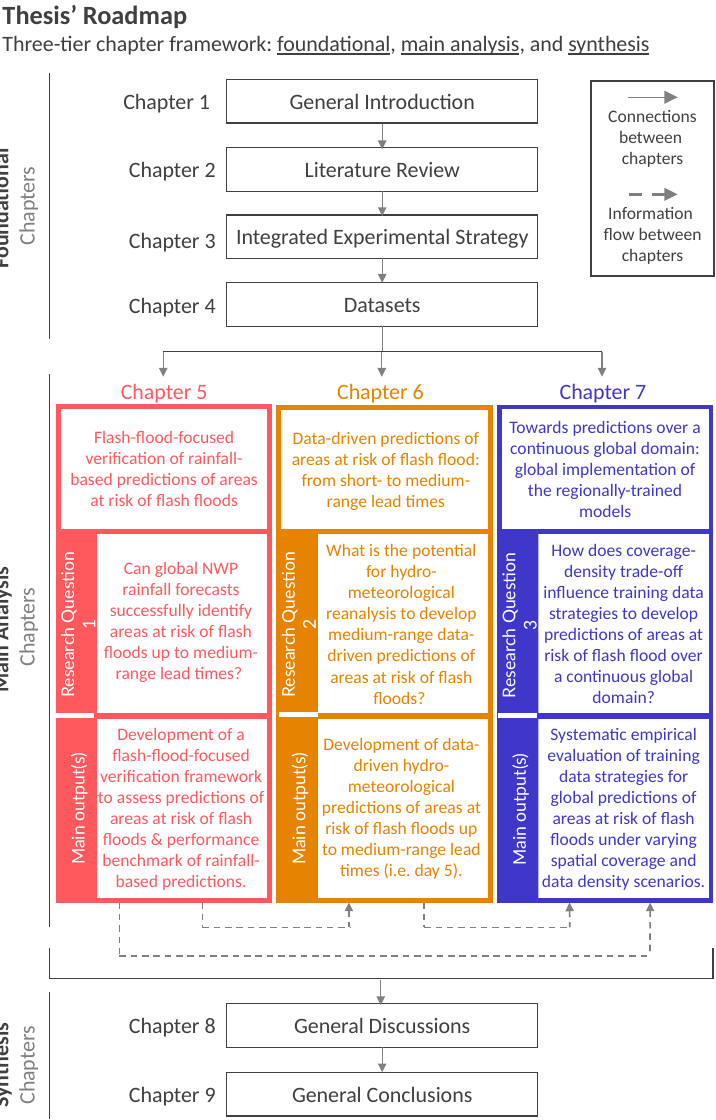
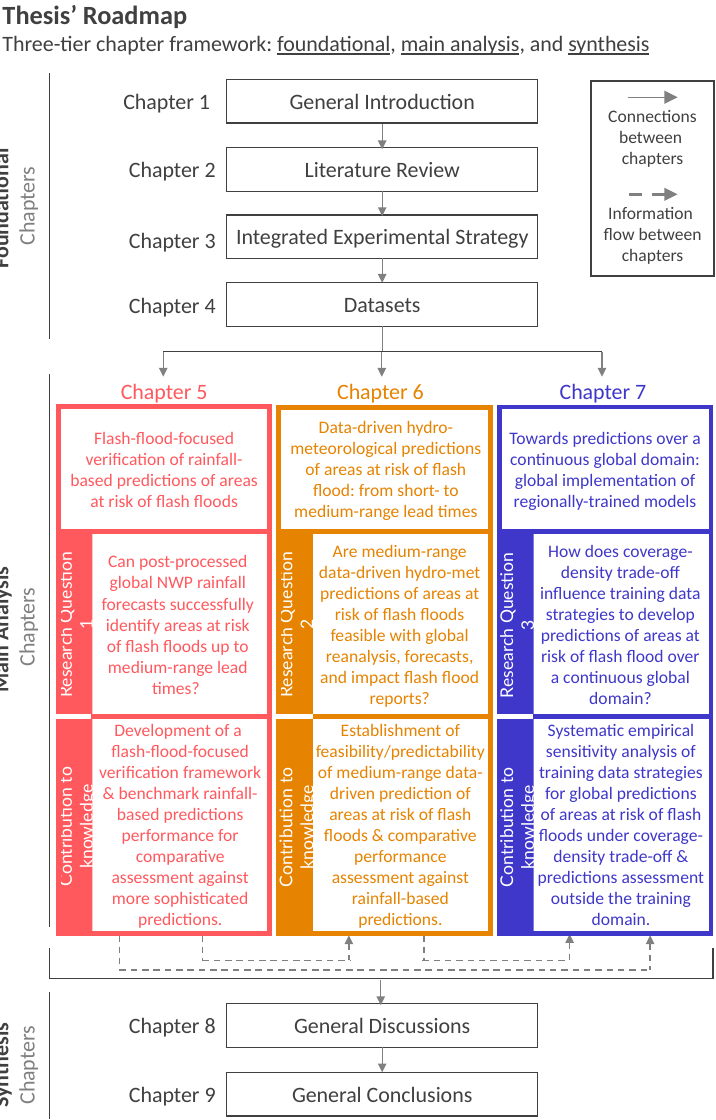
Before and after one commit to FatimaPillosu/thesis, a slide deck: slide 1 of chapter_01/figures/thesis_roadmap.pptx. Drawn at 716x1120 pixels with LibreOffice and Linux fonts; fonts in the diff are those of the drawing. Boxes give left, top, right and bottom in pixels: in the first picture for what was removed or moved away, otherwise in the second. Text is boxed around its words. In the diff, an @@ line names an element or a change of style, - is before the commit and + after.

```diff
--- a/chapter_01/figures/thesis_roadmap.pptx
+++ b/chapter_01/figures/thesis_roadmap.pptx
@@ text at (x1=290, y1=420, x2=481, y2=520): text changed @@
-Data-driven predictions of areas at risk of flash flood: from short- to medium-range lead times
+Data-driven hydro-meteorological predictions of areas at risk of flash flood: from short- to medium-range lead times
@@ text at (x1=509, y1=432, x2=700, y2=510): text changed @@
-Towards predictions over a continuous global domain: global implementation of the regionally-trained models
+Towards predictions over a continuous global domain: global implementation of regionally-trained models
@@ rectangle "Research Question 1" resized from (x1=58, y1=531, x2=98, y2=718) to (x1=58, y1=531, x2=93, y2=718) @@
@@ rectangle "Research Question 2" resized from (x1=278, y1=531, x2=318, y2=718) to (x1=278, y1=531, x2=313, y2=718) @@
@@ rectangle "Research Question 3" resized from (x1=499, y1=533, x2=539, y2=719) to (x1=499, y1=533, x2=534, y2=719) @@
@@ text at (x1=102, y1=555, x2=254, y2=694): text changed @@
-Can global NWP rainfall forecasts successfully identify areas at risk of flash floods up to medium-range lead times?
+Can post-processed global NWP rainfall forecasts successfully identify areas at risk of flash floods up to medium-range lead times?
@@ text at (x1=319, y1=544, x2=480, y2=707): text changed @@
-What is the potential for hydro-meteorological reanalysis to develop medium-range data-driven predictions of areas at risk of flash floods?
+Are medium-range data-driven hydro-met predictions of areas at risk of flash floods feasible with global reanalysis, forecasts, and impact flash flood reports?
@@ line moved from (95, 716) - (55, 716) to (92, 716) - (54, 716) @@
@@ rectangle "Contribution to knowledge" resized from (x1=58, y1=716, x2=98, y2=903) to (x1=58, y1=719, x2=93, y2=936) @@
@@ rectangle resized from (x1=58, y1=716, x2=270, y2=901) to (x1=58, y1=716, x2=270, y2=933) @@
@@ line moved from (318, 714) - (278, 714) to (313, 716) - (275, 716) @@
@@ rectangle resized from (x1=278, y1=716, x2=490, y2=901) to (x1=278, y1=716, x2=490, y2=933) @@
@@ rectangle removed at (x1=278, y1=716, x2=318, y2=903) @@
-Main output(s)
@@ rectangle added at (x1=278, y1=719, x2=313, y2=936), fill #E68301, 8 pt, text #FFFFFF @@
+Contribution to knowledge
@@ line moved from (537, 716) - (498, 716) to (533, 716) - (495, 716) @@
@@ rectangle resized from (x1=499, y1=716, x2=711, y2=901) to (x1=499, y1=716, x2=711, y2=933) @@
@@ rectangle removed at (x1=499, y1=716, x2=539, y2=903) @@
-Main output(s)
@@ rectangle added at (x1=499, y1=719, x2=534, y2=936), fill #3F37C9, 8 pt, text #FFFFFF @@
+Contribution to knowledge
@@ text at (x1=99, y1=724, x2=261, y2=928): text changed @@
-Development of a flash-flood-focused verification framework to assess predictions of areas at risk of flash floods & performance benchmark of rainfall-based predictions.
+Development of a
+flash-flood-focused verification framework & benchmark rainfall-based predictions performance for comparative assessment against more sophisticated predictions.
@@ text at (x1=316, y1=723, x2=485, y2=928): text changed @@
-Development of data-driven hydro-meteorological predictions of areas at risk of flash floods up to medium-range lead times (i.e. day 5).
+Establishment of feasibility/predictability of medium-range data-driven prediction of areas at risk of flash floods & comparative performance assessment against rainfall-based predictions.
@@ text at (x1=538, y1=724, x2=705, y2=925): text changed @@
-Systematic empirical evaluation of training data strategies for global predictions of areas at risk of flash floods under varying spatial coverage and data density scenarios.
+Systematic empirical sensitivity analysis of training data strategies for global predictions of areas at risk of flash floods under coverage-density trade-off & predictions assessment outside the training domain.
@@ text in rectangle at (x1=54, y1=768, x2=96, y2=884): text changed @@
-Main output(s)
+Contribution to knowledge
@@ line moved from (120, 903) - (120, 956) to (120, 936) - (120, 970) @@
@@ arrow moved from (569, 903) - (569, 928) to (569, 934) - (569, 961) @@
@@ arrow moved from (650, 903) - (650, 955) to (650, 936) - (650, 970) @@
@@ line moved from (120, 956) - (650, 956) to (120, 970) - (650, 970) @@
@@ 4 lines, 1 arrow moved together from (x1=202, y1=903, x2=569, y2=928) to (x1=202, y1=936, x2=567, y2=961) @@
```
Also in this commit, not shown: 1 other file.
